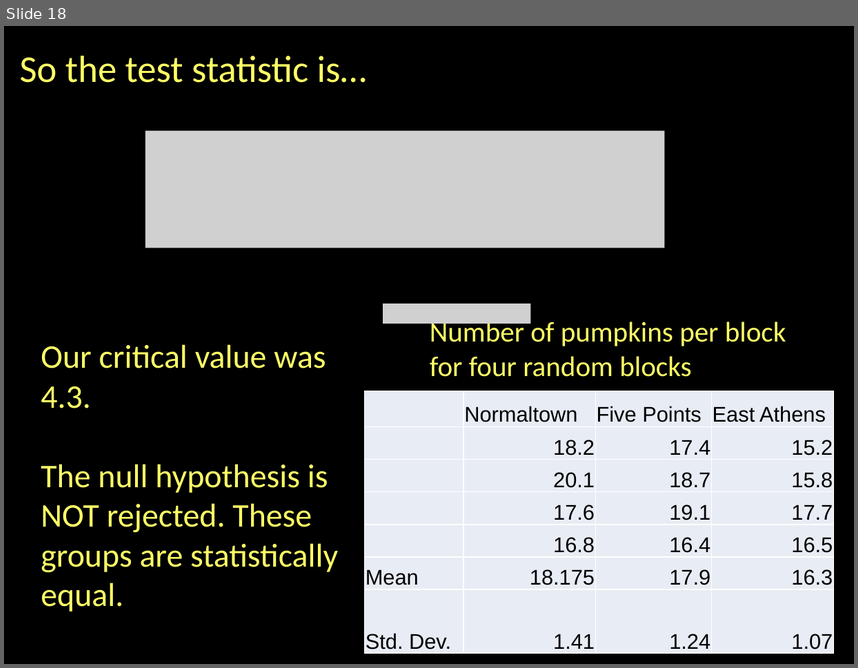
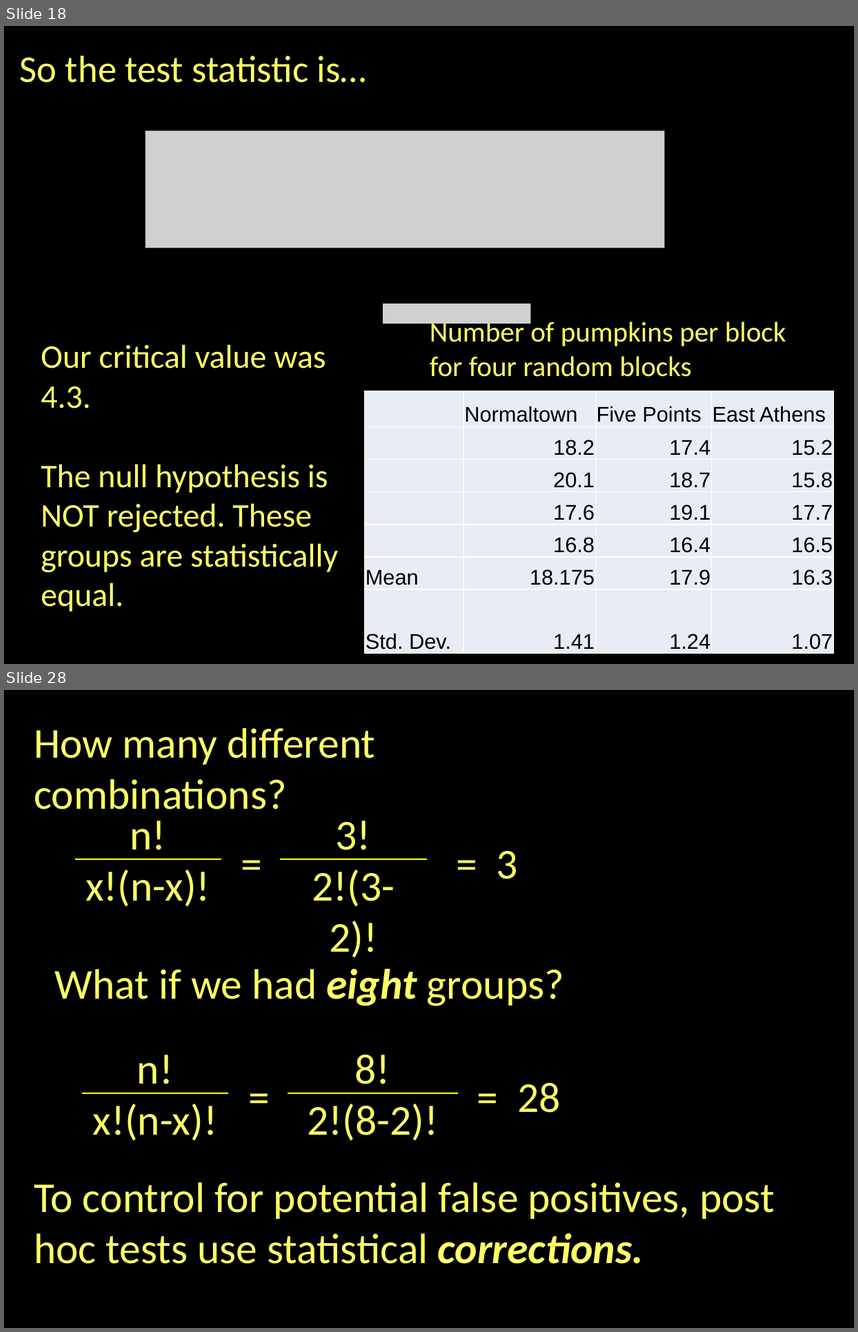
Before and after one commit to jshannon75/geog4300, a slide deck: slides/geog4300_f19_L12-1 ANOVA.pptx. Shown one above the other, each under a label of ours: slide 18 before the commit, slides 18 and 28 after it; the slides between them are not shown. The pictures are 858x668 and 858x1332 pixels, drawn with LibreOffice and Linux fonts; fonts in the diff are those of the drawing; grey boxes stand for pictures. Boxes give left, top, right and bottom in pixels: in the first picture for what was removed or moved away, otherwise in the second. Text is boxed around its words. In the diff, an @@ line names an element or a change of style, - is before the commit and + after.

```diff
--- a/slides/geog4300_f19_L12-1 ANOVA.pptx
+++ b/slides/geog4300_f19_L12-1 ANOVA.pptx
@@ slide 28 added at (4, 690, 854, 1328), background #000000 @@
@@ text added at (34, 728, 375, 809), 36 pt, text #FFFF66 @@
+How many different combinations?
@@ text added at (85, 820, 210, 907), 36 pt, text #FFFF66 @@
+n!
+x!(n-x)!
@@ text added at (231, 832, 274, 892), 36 pt, text #FFFF66 @@
+=
@@ text added at (312, 820, 395, 958), 36 pt, text #FFFF66 @@
+3!
+2!(3-2)!
@@ text added at (497, 851, 518, 879), 36 pt, text #FFFF66 @@
+= 3
@@ line added from (74, 859) to (221, 859), #FFFF00 0.75 pt @@
@@ line added from (280, 859) to (426, 859), #FFFF00 0.75 pt @@
@@ text added at (55, 968, 564, 1006), 36 pt, text #FFFF66 @@
+What if we had eight groups?
@@ text added at (92, 1054, 217, 1141), 36 pt, text #FFFF66 @@
+n!
+x!(n-x)!
@@ text added at (307, 1054, 438, 1141), 36 pt, text #FFFF66 @@
+8!
+2!(8-2)!
@@ text added at (238, 1066, 280, 1126), 36 pt, text #FFFF66 @@
+=
@@ text added at (517, 1083, 560, 1112), 36 pt, text #FFFF66 @@
+= 28
@@ line added from (82, 1093) to (228, 1093), #FFFF00 0.75 pt @@
@@ line added from (287, 1093) to (458, 1093), #FFFF00 0.75 pt @@
@@ text added at (34, 1182, 775, 1263), 36 pt, text #FFFF66 @@
+To control for potential false positives, post hoc tests use statistical corrections.
```
Also in this commit, not shown: 1 slide changed, 16 other slides added, 6 other files.
